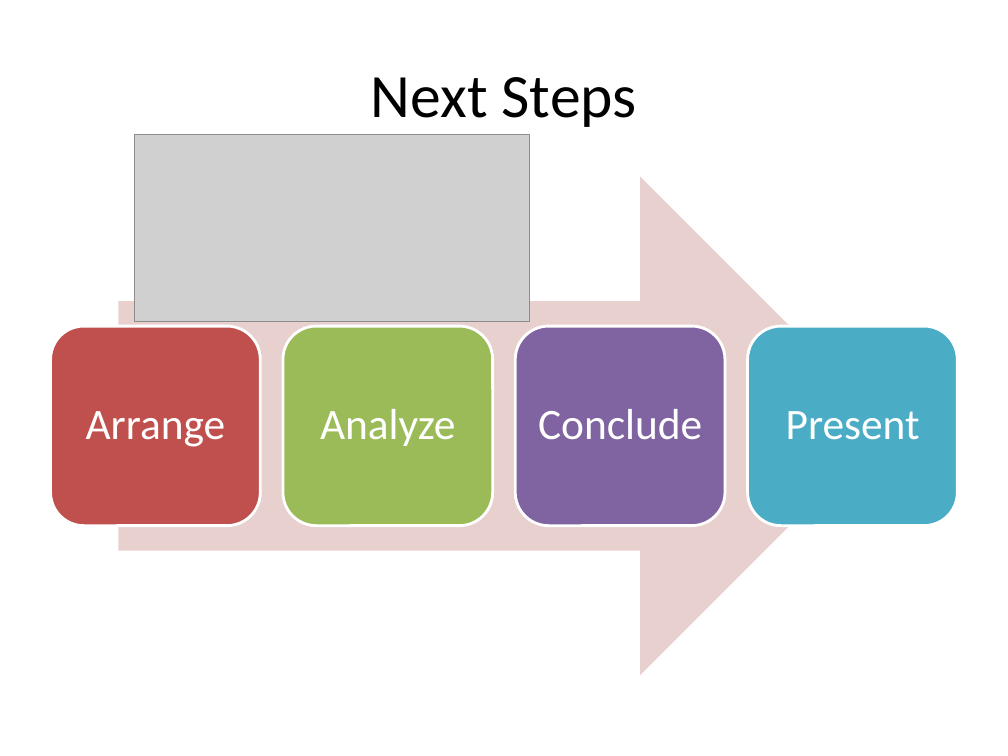
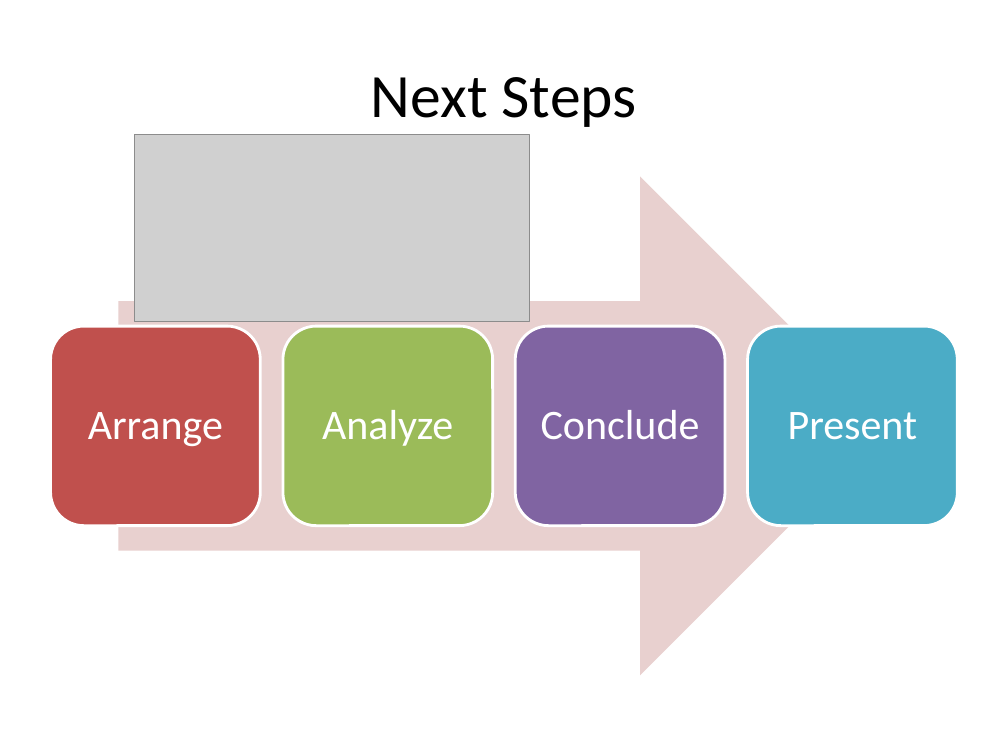
Before and after one commit to mazzas/School, a slide deck: slide 8 of SE4950/M06 Update.pptx. Drawn at 1008x756 pixels with LibreOffice and Linux fonts; fonts in the diff are those of the drawing; grey boxes stand for pictures. Boxes give left, top, right and bottom in pixels: in the first picture for what was removed or moved away, otherwise in the second. Text is boxed around its words. In the diff, an @@ line names an element or a change of style, - is before the commit and + after.

```diff
--- a/SE4950/M06 Update.pptx
+++ b/SE4950/M06 Update.pptx
@@ size 31 to 30 pt in 4 elements at <box>541,410,700,440</box>, <box>88,412,223,446</box>, <box>788,412,918,440</box>, <box>322,410,453,446</box> @@
```
Also in this commit, not shown: 1 other slide changed.
